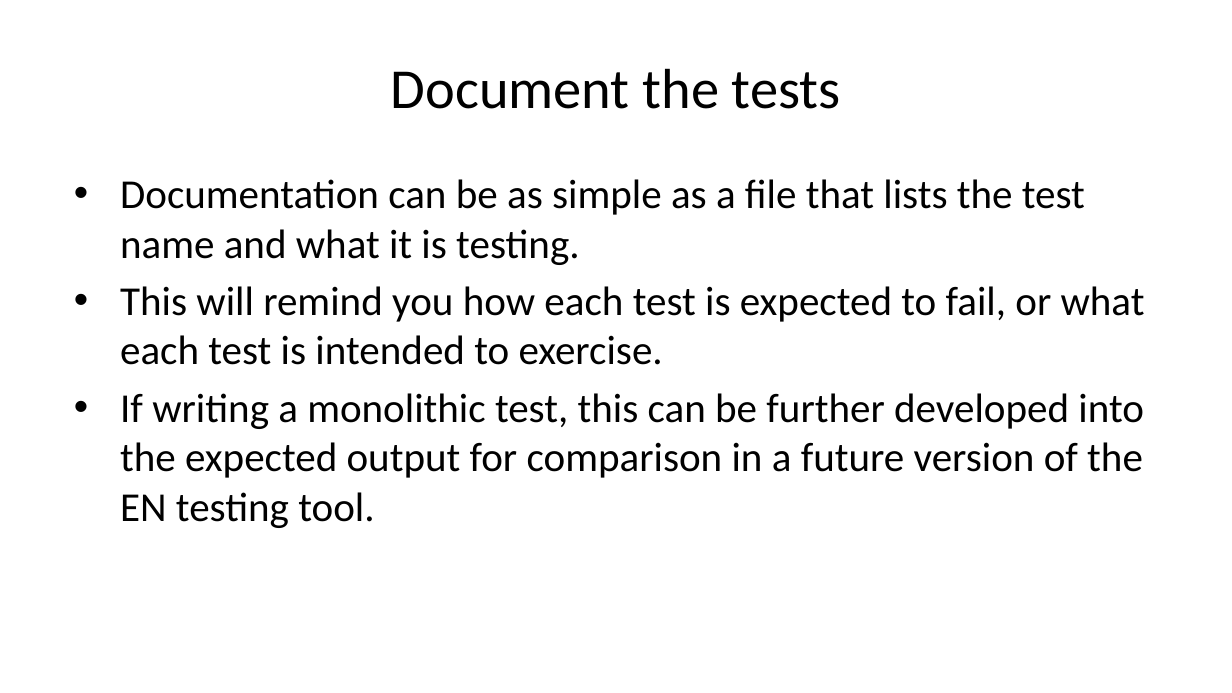
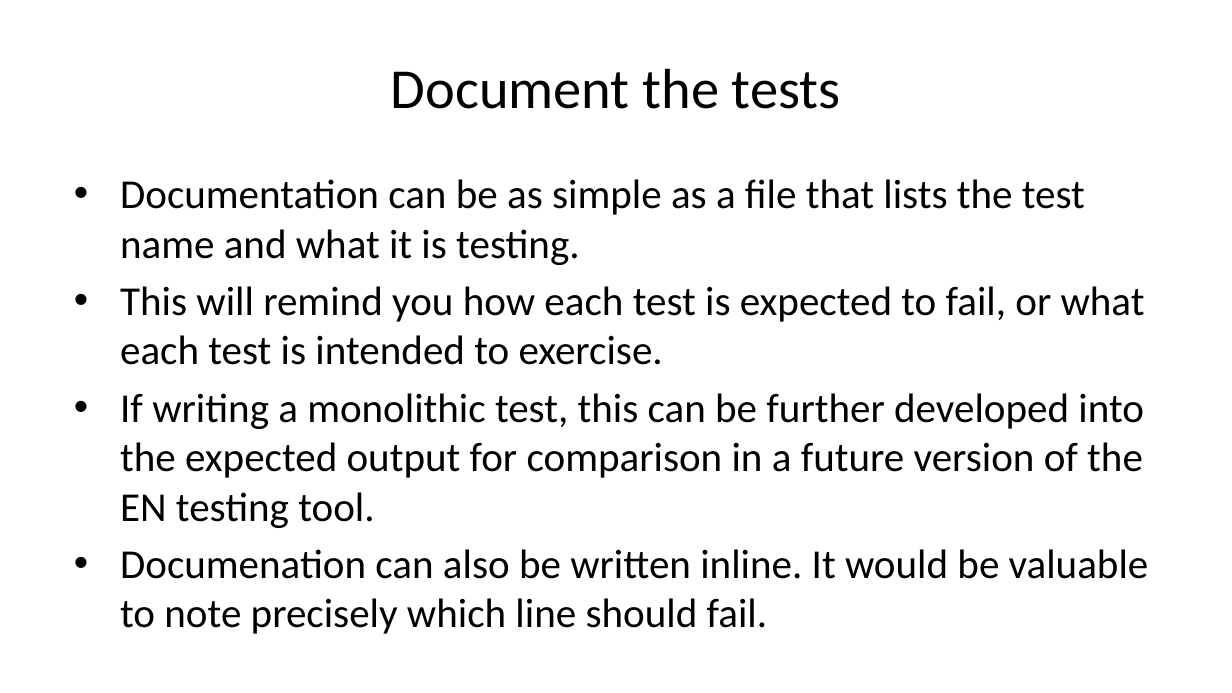
Before and after one commit to sbn-psi/dmsp, a slide deck: slide 24 of LDDTesting/LDDTestingPrinciples.pptx (slide 23 before the commit). Drawn at 1232x693 pixels with LibreOffice and Linux fonts; fonts in the diff are those of the drawing. Boxes give left, top, right and bottom in pixels: in the first picture for what was removed or moved away, otherwise in the second. Text is boxed around its words. In the diff, an @@ line names an element or a change of style, - is before the commit and + after.

Commit message:
Spelling updates, added some extra content on how many tests

```diff
--- a/LDDTesting/LDDTestingPrinciples.pptx
+++ b/LDDTesting/LDDTestingPrinciples.pptx
@@ text at (x1=120, y1=549, x2=1149, y2=634): paragraph added @@
+• Documenation can also be written inline. It would be valuable to note precisely which line should fail.
```
Also in this commit, not shown: 5 other slides changed, 1 slide added, 2 other files.
